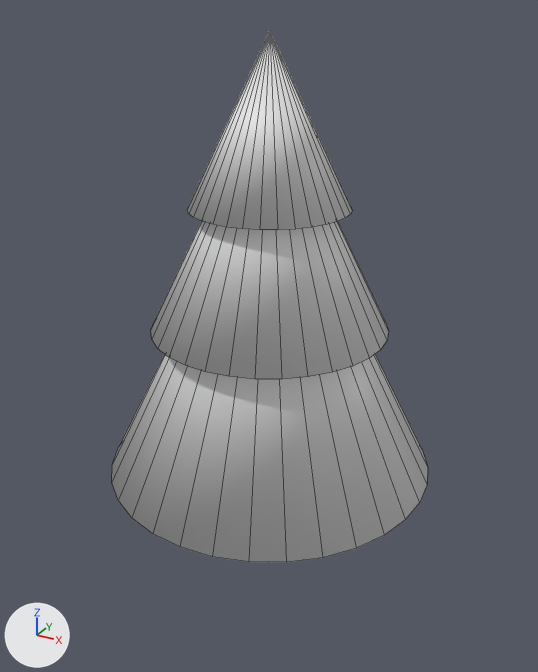
A saved change to the Blender file 01-Models/MS-Weihnachtsbaum.blend.
The view is the same before and after, from a 50 mm lens placed at (4.31, -7.86, 7.26), pointed at (0.05, -0.1, 3.38). The lights are fixed; the arrows at lower left show +X, +Y and +Z. Mesh edges are drawn as thin lines.
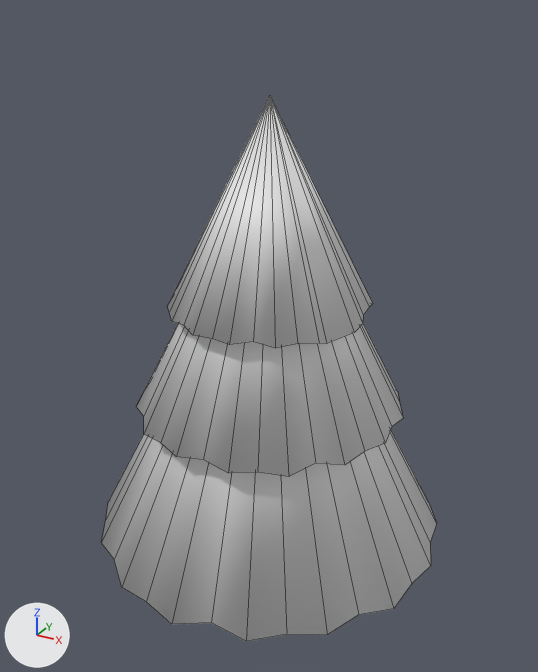
The newer file is also rescaled (x1.077) as a whole; pictures and numbers use the older file's frame.

Pixel boxes [x1, y1, x2, y2] of what changed, in the pictures (538 x 672 px):
'Cone.003', added: after [101, 96, 437, 642]
'Cone.002', deleted: before [112, 354, 428, 562]
'Cone.001', deleted: before [151, 221, 389, 379]
'Cone', deleted: before [187, 31, 352, 230]

What changed in the scene script:
```text
Add me_cone_010:
    me_cone_010.from_pydata(...)  # 99 vertices, 99 faces; spans x -1.9..1.82, y -1.88..1.88, z -3.62..1.0
    me_cone_010.polygons.foreach_set('use_smooth', [True] * 99)
Remove ob_cone_002:
    ob_cone_002 = bpy.data.objects.new('Cone.002', me_cone_002)
    ob_cone_002.location = (0.0, 0.0, 3.66)
    ob_cone_002.scale = (2.19, 2.19, 2.19)
Remove ob_cone_001:
    ob_cone_001 = bpy.data.objects.new('Cone.001', me_cone_001)
    ob_cone_001.location = (0.0, 0.0, 5.01)
    ob_cone_001.scale = (1.53, 1.53, 1.53)
Remove ob_cone:
    ob_cone = bpy.data.objects.new('Cone', me_cone)
    ob_cone.location = (0.0, 0.0, 6.04)
Add ob_cone_003:
    ob_cone_003 = bpy.data.objects.new('Cone.003', me_cone_010)
    ob_cone_003.location = (0.0, 0.0, 5.08)
    ob_cone_003.rotation_euler = (0.0, 0.0, 1.73)  # degrees (0, 0, 99)
    ob_cone_003.scale = (1.27, 1.27, 1.27)
```
